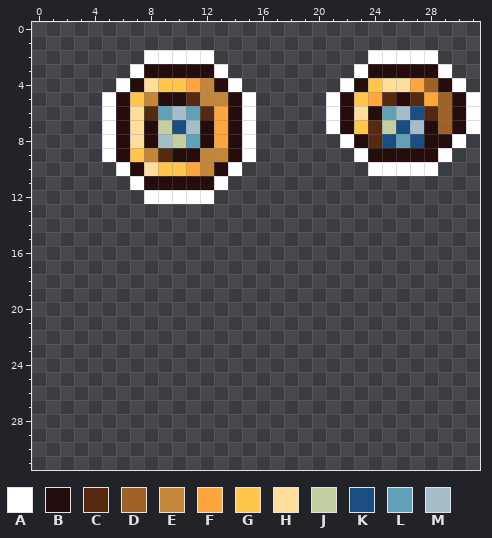
File history of a pixel-art sprite, GUI/ScoreboardIcons.png. The picture above is the old version.
The file is 32x32 pixels.
Palette (. is transparent): A #ffffff  B #260d0d  C #552a11  D #9f6125  E #c4873a  F #fea53d  G #ffc64b  H #ffdd9c  J #c4cfa1  K #1a4e83  L #60a1b8  M #a5bdc8
Pixels before, first column x 5:
 2 ...AAAAA...........AAAAA...
 3 ..ABBBBBA.........ABBBBBA..
 4 .ABHGGFEBA.......ABGHHFDBA.
 5 ABGEBBCEEBA.....ABGFCBCFDBA
 6 ABHCLMLCFBA.....ABHBLMKCDBA
 7 ABHBJKMBFBA.....ABGCJKMBDBA
 8 ABHBMJLBFBA......ABCKLKBBA.
 9 ABGECBBEEBA.......ABBBBBA..
10 .ABHGGFEBA.........AAAAA...
11 ..ABBBBBA..................
12 ...AAAAA...................
The same view after the edit:
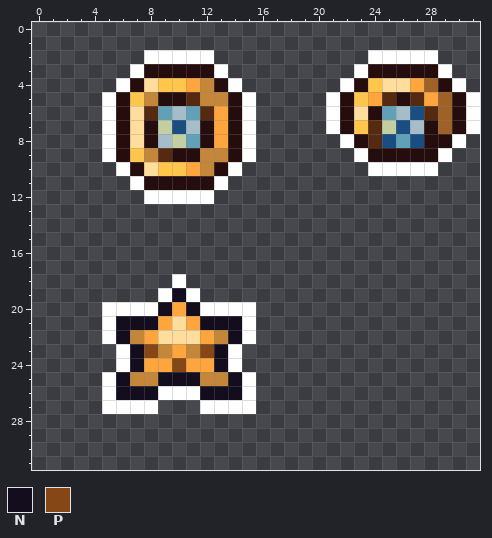
Colours new in this view: N #130d1d  P #844715
Change:
The author put colour A in row 18 at x 10; in row 19 at x 9 and 11; in row 20 at x 5 to 8 and 12 to 15; in rows 21 to 22 at x 5 and 15; in rows 23 to 24 at x 6 and 14; in row 25 at x 5 and 15.
The author put colour A in row 26 at x 5, 9 to 11 and 15; in row 27 at x 5 to 8 and 12 to 15.
The author put colour E in row 22 at x 7 and 13; in row 23 at x 9 and 11; in row 25 at x 7 to 8 and 12 to 13.
The author put colour F in row 20 at x 10; in row 21 at x 9 and 11; in row 22 at x 8 and 12; in row 23 at x 10; in row 24 at x 8 to 9 and 11 to 12.
The author put colour H in row 21 at x 10; in row 22 at x 9 to 11.
The author put colour N in row 19 at x 10; in row 20 at x 9 and 11; in row 21 at x 6 to 8 and 12 to 14; in row 22 at x 6 and 14; in rows 23 to 24 at x 7 and 13; in row 25 at x 6, 9 to 11 and 14.
The author put colour N in row 26 at x 6 to 8 and 12 to 14.
The author put colour P in row 23 at x 8 and 12; in row 24 at x 10.
Boxes around the changes in both pictures, in picture pixels (x1, y1, x2, y2):
added: (102, 274, 256, 414)
